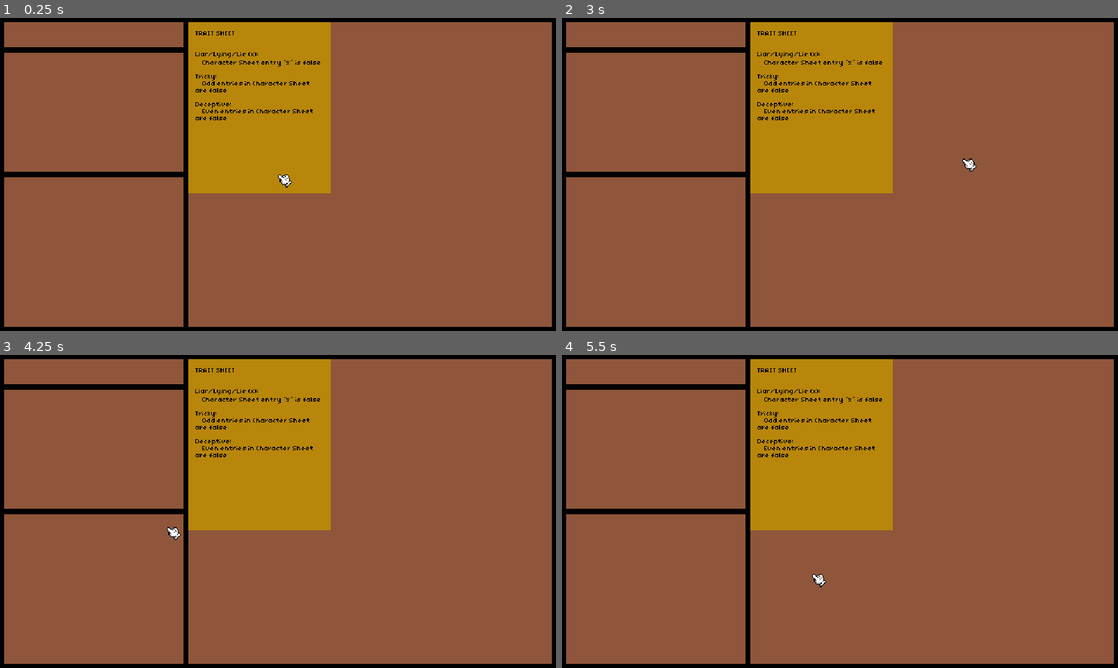
Above: before the commit, frames 1-4 (two rows, left to right).
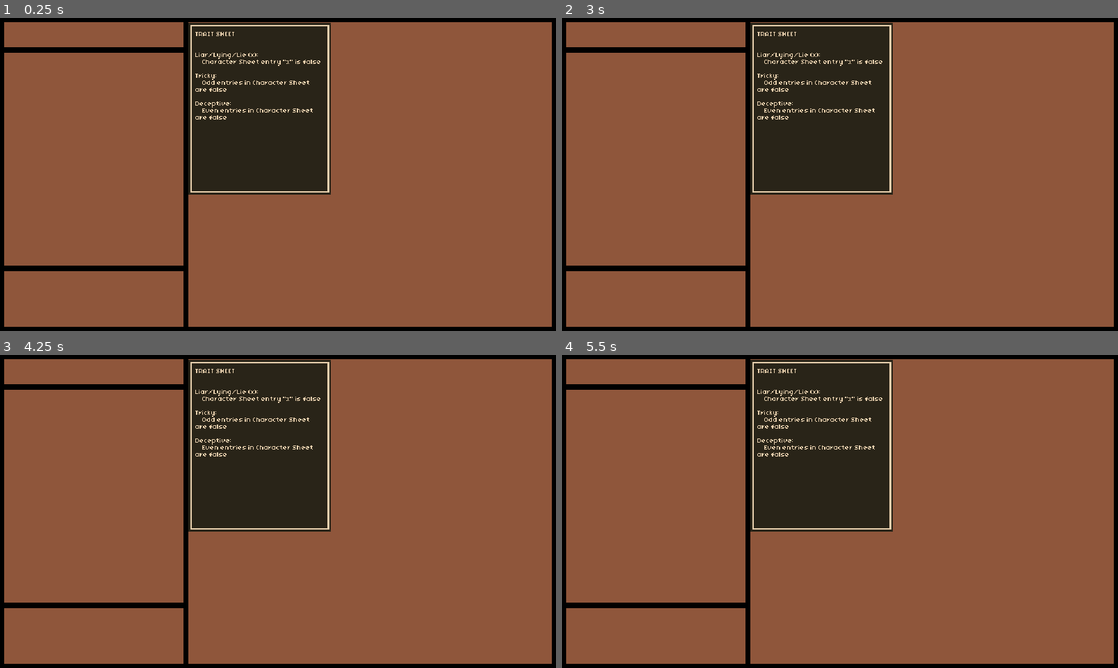
Above: after the commit, the same moments.

Repository: AdamRusv/poison-game
Game: Godot game, scene res://1_Scenes/0_Screens/gameplay.tscn
The game is run twice, just before and just after one commit, with the same random seed, the same clock (stepped at 60 frames per second) and the same inputs.
Inputs (mouse positions are in pixels of both pictures, inside the frame that each line leads up to):
- Up to frame 1 (0.25 s): no input
- Up to frame 2 (3 s): click (823, 108) at 0.52 s; click (823, 108) at 1.27 s; click (823, 108) at 2.02 s; tap Enter at 2.75 s; move the mouse to (962, 158) at 2.77 s; click (962, 158) at 2.85 s
- Up to frame 3 (4.25 s): tap Space at 3.5 s; move the mouse to (166, 527) at 3.52 s; click (166, 527) at 3.6 s
- Up to frame 4 (5.5 s): tap Enter at 4.25 s; move the mouse to (895, 442) at 4.27 s; click (895, 442) at 4.35 s; tap Space at 5 s; move the mouse to (812, 574) at 5.02 s; click (812, 574) at 5.1 s

The runs differ from the first frame. In frame 1, 15% of the frame differs, in the area x 0-60%, y 1-81%; in frame 2, 15%; in frame 3, 15%; in frame 4, 15%.

Commit message:
placeholder mockup

Diff:
--- a/1_Scenes/0_Screens/gameplay.tscn
+++ b/1_Scenes/0_Screens/gameplay.tscn
@@ -2,6 +2,7 @@
 
 [ext_resource type="Texture2D" uid="uid://cgkjx4wb04kro" path="res://0_Art/2_PNGs/test layout background.png" id="1_lv7np"]
 [ext_resource type="Script" uid="uid://4xhbwaoygr14" path="res://2_Scripts/2_Independent/playmat manager.gd" id="2_lv7np"]
+[ext_resource type="Texture2D" uid="uid://cvg0nvvipe48r" path="res://0_Art/2_PNGs/placeholder mockup.png" id="3_82xv0"]
 
 [node name="Gameplay" type="Control" unique_id=1427164321]
 layout_mode = 3
@@ -33,9 +34,8 @@
 theme_override_constants/separation = 0
 
 [node name="Accessibility" type="MarginContainer" parent="MarginContainer/HBoxContainer/VBoxContainer" unique_id=1348033393]
+custom_minimum_size = Vector2(0, 35)
 layout_mode = 2
-size_flags_vertical = 3
-size_flags_stretch_ratio = 0.2
 
 [node name="NinePatchRect" type="NinePatchRect" parent="MarginContainer/HBoxContainer/VBoxContainer/Accessibility" unique_id=1655563843]
 layout_mode = 2
@@ -50,7 +50,6 @@
 [node name="Character" type="MarginContainer" parent="MarginContainer/HBoxContainer/VBoxContainer" unique_id=1308443707]
 layout_mode = 2
 size_flags_vertical = 3
-size_flags_stretch_ratio = 0.8
 
 [node name="NinePatchRect" type="NinePatchRect" parent="MarginContainer/HBoxContainer/VBoxContainer/Character" unique_id=556527173]
 layout_mode = 2
@@ -63,8 +62,8 @@
 patch_margin_bottom = 4
 
 [node name="Cups" type="MarginContainer" parent="MarginContainer/HBoxContainer/VBoxContainer" unique_id=522748834]
+custom_minimum_size = Vector2(0, 70)
 layout_mode = 2
-size_flags_vertical = 3
 
 [node name="NinePatchRect" type="NinePatchRect" parent="MarginContainer/HBoxContainer/VBoxContainer/Cups" unique_id=1201418195]
 layout_mode = 2
@@ -97,10 +96,22 @@
 [node name="Parent" type="MarginContainer" parent="MarginContainer/HBoxContainer/Playmat" unique_id=895104866]
 layout_mode = 2
 theme_override_constants/margin_left = 3
-theme_override_constants/margin_top = 3
-theme_override_constants/margin_right = 3
-theme_override_constants/margin_bottom = 3
+theme_override_constants/margin_top = 4
+theme_override_constants/margin_right = 4
+theme_override_constants/margin_bottom = 4
 
 [node name="Paper Holder" type="Control" parent="MarginContainer/HBoxContainer/Playmat/Parent" unique_id=1898689258]
 clip_contents = true
 layout_mode = 2
+
+[node name="TextureRect" type="TextureRect" parent="." unique_id=904773487]
+visible = false
+z_index = 114
+layout_mode = 1
+anchors_preset = 15
+anchor_right = 1.0
+anchor_bottom = 1.0
+grow_horizontal = 2
+grow_vertical = 2
+mouse_filter = 2
+texture = ExtResource("3_82xv0")
--- a/1_Scenes/0_Screens/overlay.tscn
+++ b/1_Scenes/0_Screens/overlay.tscn
@@ -38,6 +38,7 @@
 position = Vector2(320, 180)
 
 [node name="CanvasLayer" type="CanvasLayer" parent="." unique_id=1022946578]
+visible = false
 
 [node name="Cursor" type="Control" parent="CanvasLayer" unique_id=932440608 node_paths=PackedStringArray("imageNode")]
 layout_mode = 3
--- a/1_Scenes/1_Objects/paper.tscn
+++ b/1_Scenes/1_Objects/paper.tscn
@@ -2,6 +2,7 @@
 
 [ext_resource type="Script" uid="uid://b1hcjlnogkytj" path="res://2_Scripts/2_Independent/paper.gd" id="1_v0ol5"]
 [ext_resource type="Theme" uid="uid://bhvewryp1cmbt" path="res://6_Other/description font.tres" id="2_fmnio"]
+[ext_resource type="Texture2D" uid="uid://cwydpac31fwmh" path="res://0_Art/2_PNGs/placeholder paper 9slice.png" id="2_qp4ic"]
 
 [node name="Paper" type="ColorRect" unique_id=1025101708 node_paths=PackedStringArray("parentNode", "detectionArea")]
 z_index = 1
@@ -10,6 +11,19 @@
 script = ExtResource("1_v0ol5")
 parentNode = NodePath(".")
 detectionArea = NodePath("Button")
+
+[node name="NinePatchRect" type="NinePatchRect" parent="." unique_id=1961360989]
+layout_mode = 1
+anchors_preset = 15
+anchor_right = 1.0
+anchor_bottom = 1.0
+grow_horizontal = 2
+grow_vertical = 2
+texture = ExtResource("2_qp4ic")
+patch_margin_left = 4
+patch_margin_top = 4
+patch_margin_right = 4
+patch_margin_bottom = 4
 
 [node name="MarginContainer" type="MarginContainer" parent="." unique_id=1006494222]
 layout_mode = 1
@@ -26,12 +40,11 @@
 [node name="RichTextLabel" type="RichTextLabel" parent="MarginContainer" unique_id=1411813506]
 layout_mode = 2
 theme = ExtResource("2_fmnio")
-theme_override_colors/default_color = Color(0, 0, 0, 1)
 text = "TRAIT SHEET
 
 
 Liar/Lying/Lie (x):
-	Character Sheet entry “x” is false
+	Character Sheet entry \"x\" is false
 
 Tricky:
 	Odd entries in Character Sheet are false
--- a/2_Scripts/2_Independent/paper.gd
+++ b/2_Scripts/2_Independent/paper.gd
@@ -1,6 +1,6 @@
 extends ClickDrag
 
-class_name Paper
+class_name Paper #TODO: SET Z INDEX TO 0
 
 var playmat : PlaymatManager = null
 
@@ -13,11 +13,11 @@
 func _on_down():
 	super._on_down()
 	playmat.paperHolder.move_child(self, playmat.paperHolder.get_children().size() - 1)
-	#_squish_paper()
+	_squish_paper()
 
 func _on_up():
 	super._on_up()
-	#_reset_paper()
+	_reset_paper()
 
 #-------------------
 func _clamp_paper():
--- a/2_Scripts/2_Independent/playmat manager.gd
+++ b/2_Scripts/2_Independent/playmat manager.gd
@@ -11,10 +11,9 @@
 
 func _ready() -> void:
 	await get_tree().process_frame
-	_create_paper(testPaperRef, Color("e3d3c6"))
-	#_create_paper(testPaperRef, Color.WHITE)
-	_create_paper(testPaperRef, Color.YELLOW_GREEN)
-	_create_paper(testPaperRef, Color.DARK_GOLDENROD)
+	_create_paper(testPaperRef, Color("4b3d44"))
+	_create_paper(testPaperRef, Color("4b3d44"))
+	_create_paper(testPaperRef, Color("4b3d44"))
 
 
 #-----------------------
--- a/6_Other/description font.tres
+++ b/6_Other/description font.tres
@@ -5,3 +5,4 @@
 [resource]
 default_font = ExtResource("1_klwoh")
 default_font_size = 8
+RichTextLabel/colors/default_color = Color(0.9019608, 0.80784315, 0.6745098, 1)
Binary file changed: 0_Art/0_Aseprite (.ase)/cursor.aseprite
Binary file added: 0_Art/0_Aseprite (.ase)/placeholder mockup.aseprite
Binary file added: 0_Art/0_Aseprite (.ase)/placeholder paper 9slice.aseprite
Binary file changed: 0_Art/2_PNGs/cursor-Sheet.png
Binary file added: 0_Art/2_PNGs/placeholder mockup.png
Not shown, added: 0_Art/2_PNGs/placeholder mockup.png.import
Binary file added: 0_Art/2_PNGs/placeholder paper 9slice.png
Not shown, added: 0_Art/2_PNGs/placeholder paper 9slice.png.import
Not shown: 2 places in 1_Scenes/0_Screens/overlay.tscn that only renumber resources
